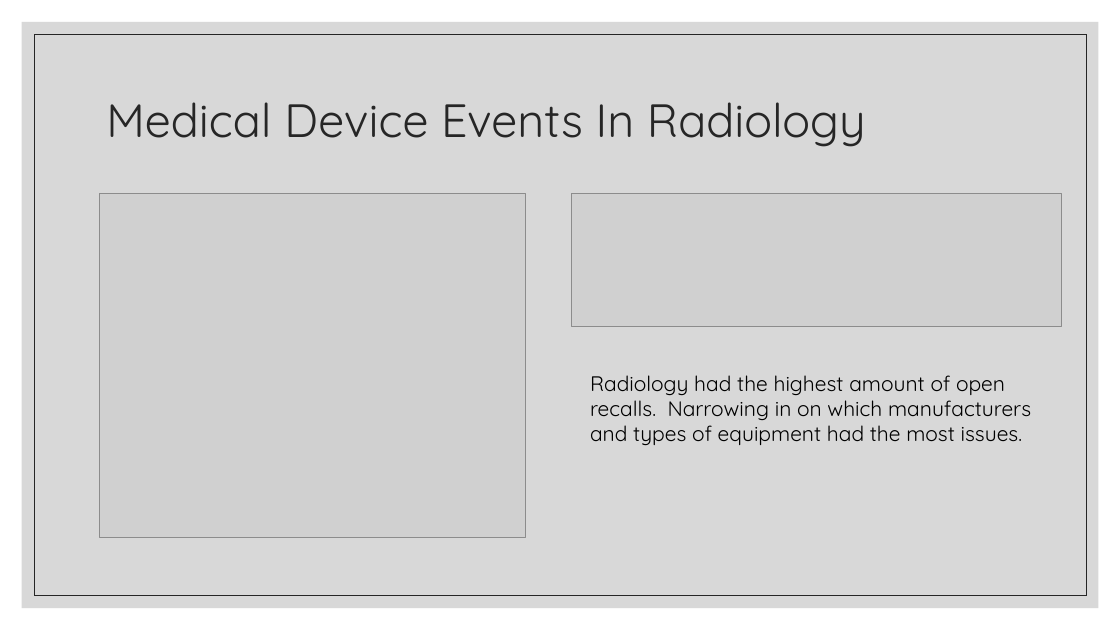
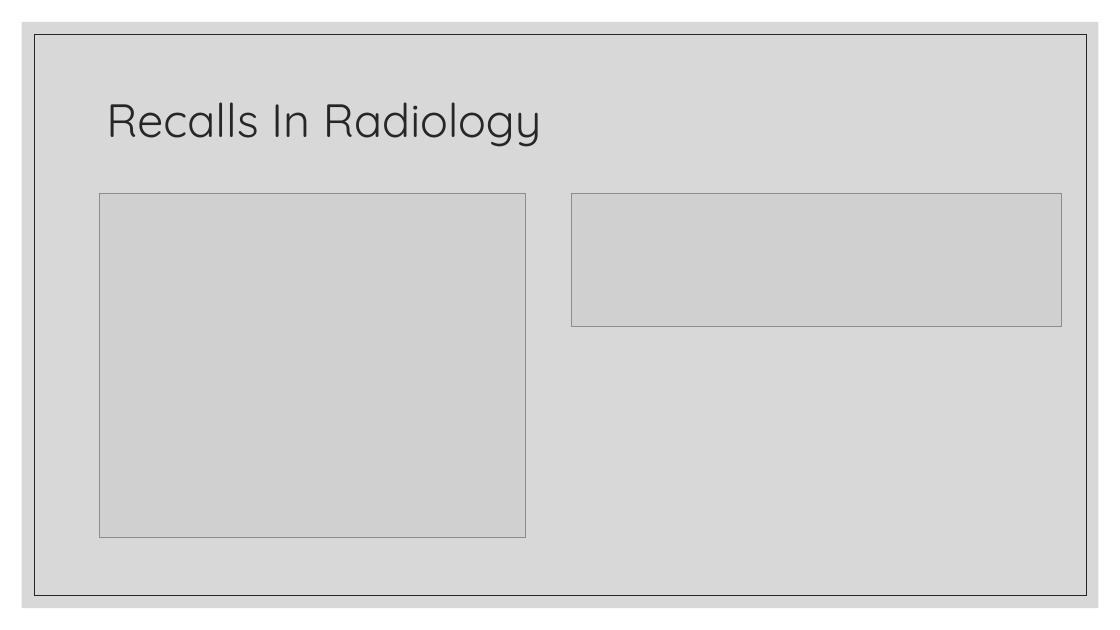
Before and after one commit to Cosette3737/Project1GroupB, a slide deck: slide 7 of Medical Device Report.pptx. Drawn at 1120x630 pixels with LibreOffice and Linux fonts; fonts in the diff are those of the drawing; grey boxes stand for pictures. Boxes give left, top, right and bottom in pixels: in the first picture for what was removed or moved away, otherwise in the second. Text is boxed around its words. In the diff, an @@ line names an element or a change of style, - is before the commit and + after.

```diff
--- a/Medical Device Report.pptx
+++ b/Medical Device Report.pptx
@@ title at bbox=[106, 102, 542, 147]: text changed @@
-Medical Device Events In Radiology
+Recalls In Radiology
@@ text removed at bbox=[590, 375, 1031, 445] @@
-Radiology had the highest amount of open recalls. Narrowing in on which manufacturers and types of equipment had the most issues.
```
Also in this commit, not shown: 1 slide added, 1 slide removed.
